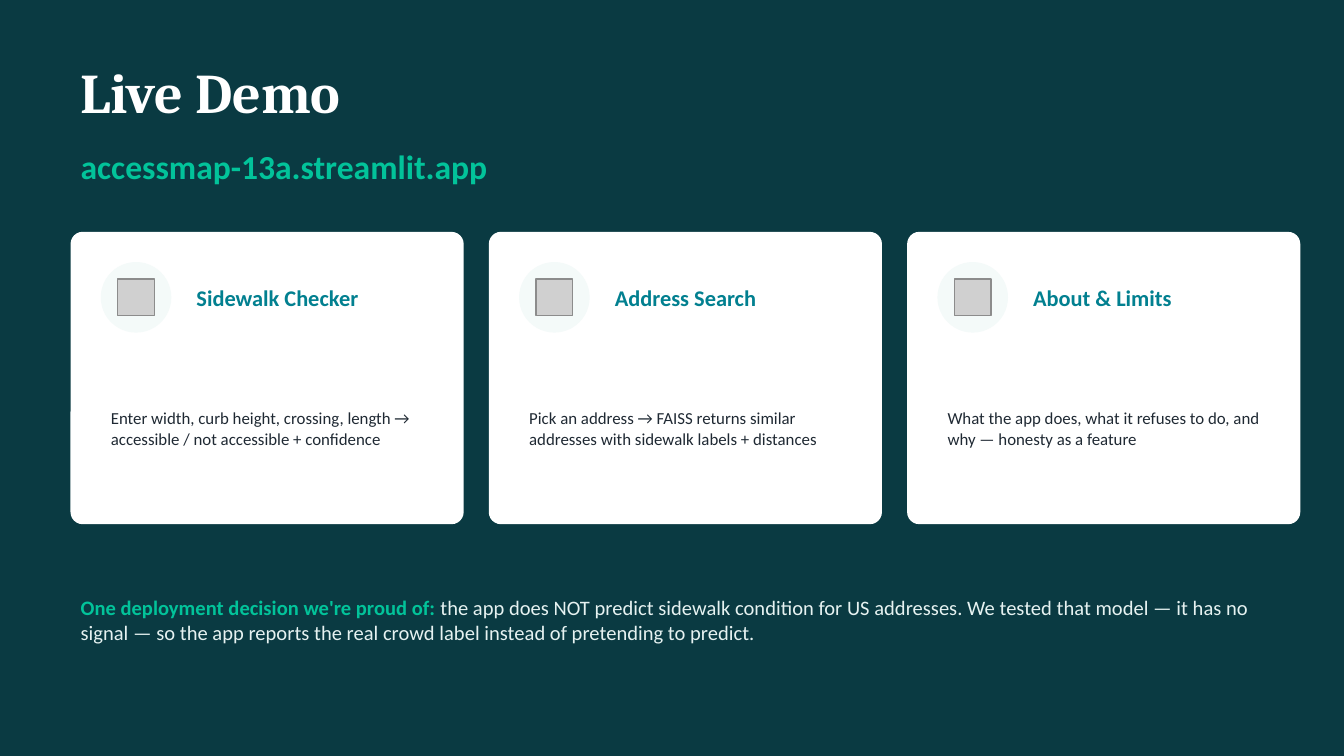
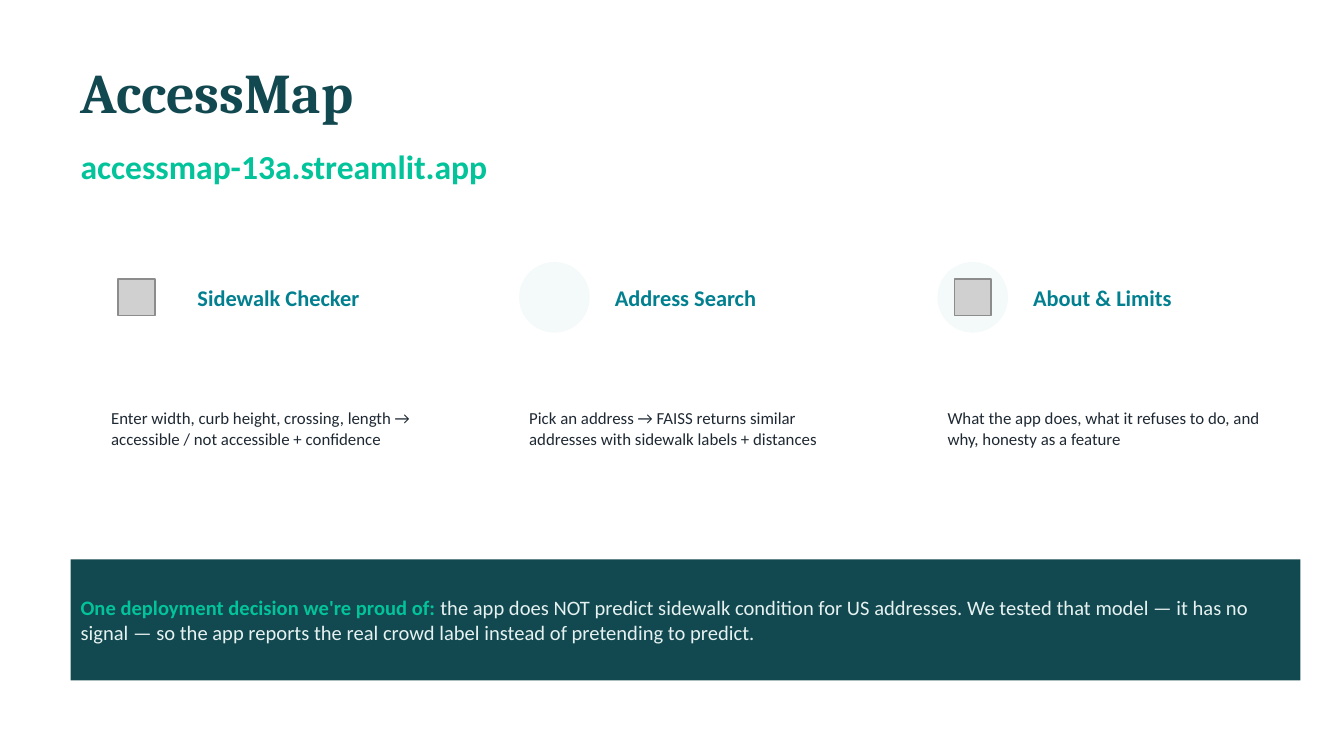
Before and after one commit to zhang-systems/ai4all-accessmap, a slide deck: slide 11 of reports/AccessMap_Final_Presentation.pptx (slide 10 before the commit). Drawn at 1344x756 pixels with LibreOffice and Linux fonts; fonts in the diff are those of the drawing; grey boxes stand for pictures; background and template pictures are left out. Boxes give left, top, right and bottom in pixels: in the first picture for what was removed or moved away, otherwise in the second. Text is boxed around its words. In the diff, an @@ line names an element or a change of style, - is before the commit and + after.

Commit message:
Update reports

```diff
--- a/reports/AccessMap_Final_Presentation.pptx
+++ b/reports/AccessMap_Final_Presentation.pptx
@@ background #0A3A42 to picture (left out) @@
@@ text at (81, 75, 354, 125): text changed; text colour #FFFFFF to #12484F @@
-Live Demo
+AccessMap
@@ rounded rectangle: place and size @@
-rounded rectangle at (71, 233, 464, 524)
+rounded rectangle at (71, 233, 468, 524)
@@ picture removed at (536, 280, 573, 316) @@
@@ text at (948, 412, 1259, 448): text changed @@
-What the app does, what it refuses to do, and why — honesty as a feature
+What the app does, what it refuses to do, and why, honesty as a feature
@@ rectangle "One deployment decision we're proud ...": place and size @@
-rectangle "One deployment decision we're proud ..." at (81, 600, 1248, 644)
+rectangle "One deployment decision we're proud ..." at (71, 559, 1301, 680)
@@ rectangle "One deployment decision we're proud ..." at (71, 559, 1301, 680): fill none to #12484F @@
```
Also in this commit, not shown: 12 other slides changed, 1 other file.
